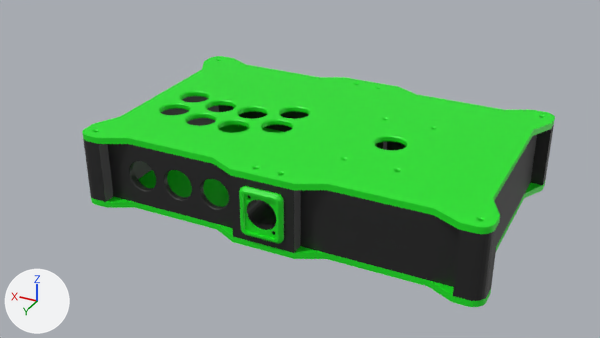
What one commit did to the Blender file Dwarf/dwarf.blend.
Before and after are seen from the file's camera 'Camera'. Every picture has the same lights, and +X, +Y and +Z are marked at lower left.

The first picture shows 'BottomLeft', 'BottomRight', 'Front', 'Left', 'Neutrik_USB_Grommet_v1', 'Right', 'TopLeft_S2P', 'TopRight_S2P'.
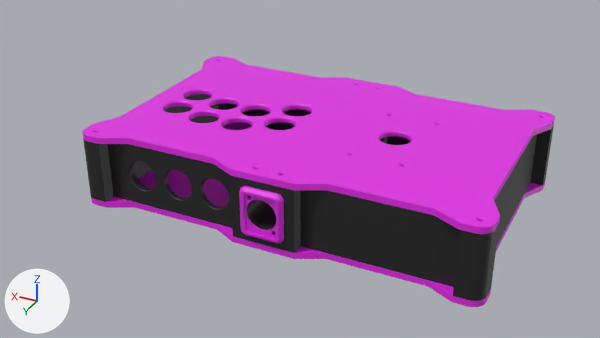
Location of each change, [x1, y1, x2, y2] in pixels of the pictures (600 x 338 px; the box of a moved part takes in the faces that stretch with it):
'TopLeft_S2P', recoloured, reshaped (green to pink): [261, 82, 555, 234] in both
'TopRight_S2P', recoloured, reshaped (green to pink): [82, 56, 371, 183] in both
'BottomRight', recoloured (green to pink): [91, 123, 283, 250] in both
'BottomLeft', recoloured (green to pink): [263, 179, 546, 307] in both
'Neutrik_USB_Grommet_v1', recoloured (green to pink): [239, 186, 284, 244] in both
part 1 of me_mesh_015, moved or reshaped: [120, 69, 354, 165] in both
part 2 of me_mesh_015, recoloured (green to pink): [82, 56, 371, 183] in both
part 3 of me_mesh_015, recoloured: before [161, 93, 311, 129]; after [163, 92, 302, 127]
part 4 of me_mesh_016, moved or reshaped: [328, 94, 533, 198] in both
part 5 of me_mesh_016, moved or reshaped: [283, 89, 416, 184] in both
part 6 of me_mesh_016, recoloured (green to pink): [261, 82, 555, 234] in both

The change, as a list of edits to the scene's bpy script:
```text
Change mat_material_002:
    mat_material_002.base_color: (0.00787, 0.8, 0.0145) -> (0.777, 0.0219, 0.8)  # green #16e720 -> pink #e429e7
Change me_mesh_015:
    used by ob_topright_s2p; location = (320.0, 0.0, 50.0); scale = (-1.0, 1.0, -1.0)
    remove me_mesh_015.from_pydata(...)  # 2036 vertices, 1837 faces, 1 loose edge; spans x 0.0..160.0, y 0.0..200.0, z -5.0..0.0
    add me_mesh_015.from_pydata(...)  # 2029 vertices, 2414 faces, 1 loose edge; spans x 0.0..160.0, y 0.0..200.0, z -5.0..0.0
    me_mesh_015 part 1: 379 vertices moved from x 10.0..150.0, y 70.0..150.0, z -5.0..0.0 to x 10.0..150.0, y 65.0..151.0, z -5.0..0.0; 1074 vertices removed from x 10.0..149.0, y 70.0..151.0, z -5.0..0.0; 1067 vertices added at x 10.0..143.0, y 65.0..151.0, z -5.0..0.0
    me_mesh_015 part 2: 624 faces spanning x 0.0..160.0, y 0.0..200.0, z -5.0..0.0 switch from mat_material (green #16e720) to mat_material_002 (pink #e429e7)
    me_mesh_015 part 3: 219 faces spanning x 27.0..143.0, y 72.0..138.0, z -5.0..0.0 switch from no material to mat_material_002 (pink #e429e7)
Change me_mesh_016:
    where me_mesh_016.from_pydata(...)  # 1228 vertices, 1161 faces; spans x 0.0..160.0, y 0.0..200.0, z -5.0..0.0
    used by ob_topleft_s2p; location = (0.0, 0.0, 50.0); scale = (1.0, 1.0, -1.0)
    me_mesh_016 part 4: all 774 vertices in x 62.0..123.0, y 67.0..153.0, z -5.0..0.0 are moved by (0.0, -10.0, 0.0)
    me_mesh_016 part 5: all 4 vertices in x 149.0..150.0, y 71.0..129.0, z -5.0..0.0 are moved by (0.0, -5.0, 0.0)
    me_mesh_016 part 6: all 678 faces that had it switch from mat_material (green #16e720) to mat_material_002 (pink #e429e7)
Change me_mesh_007:
    where me_mesh_007.from_pydata(...)  # 444 vertices, 614 faces; spans x 0.0..160.0, y 0.0..200.0, z -5.0..0.0
    remove me_mesh_007.materials.append(mat_material)  # green #16e720
    add me_mesh_007.materials.append(mat_material_002)  # pink #e429e7
```
